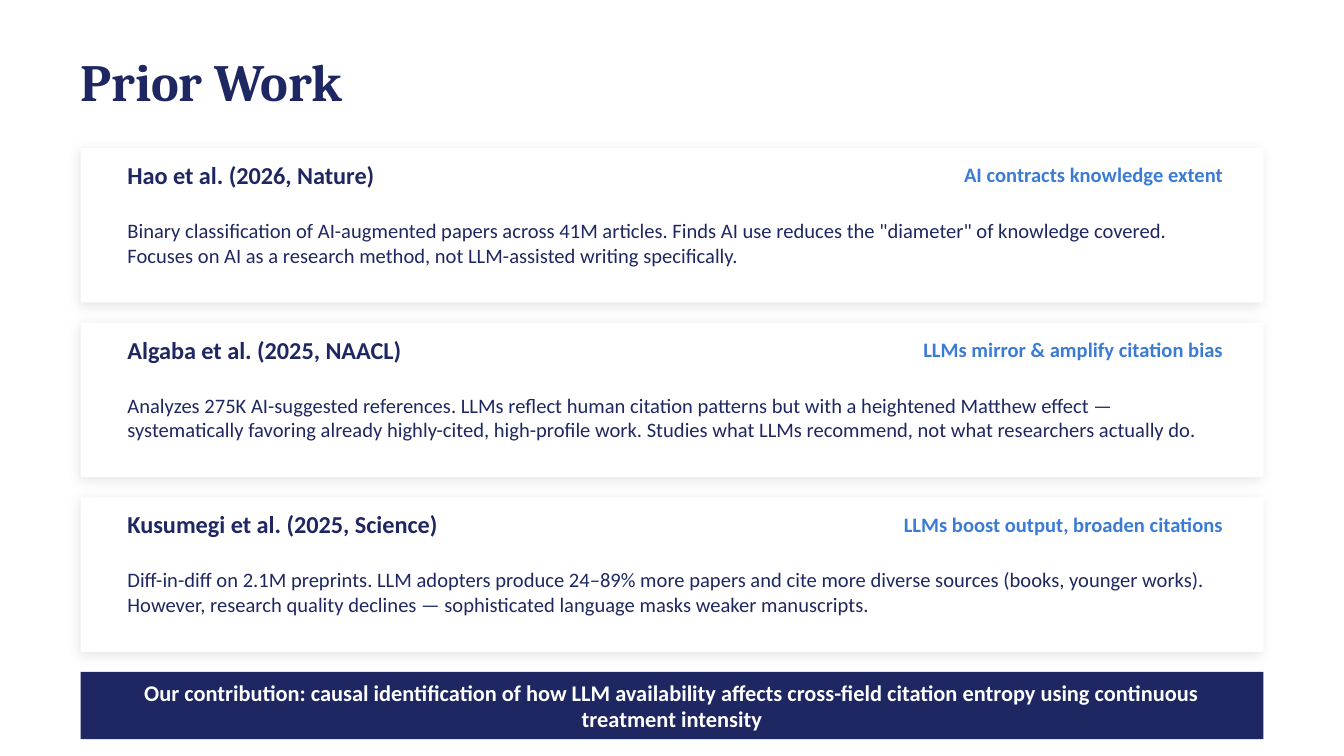
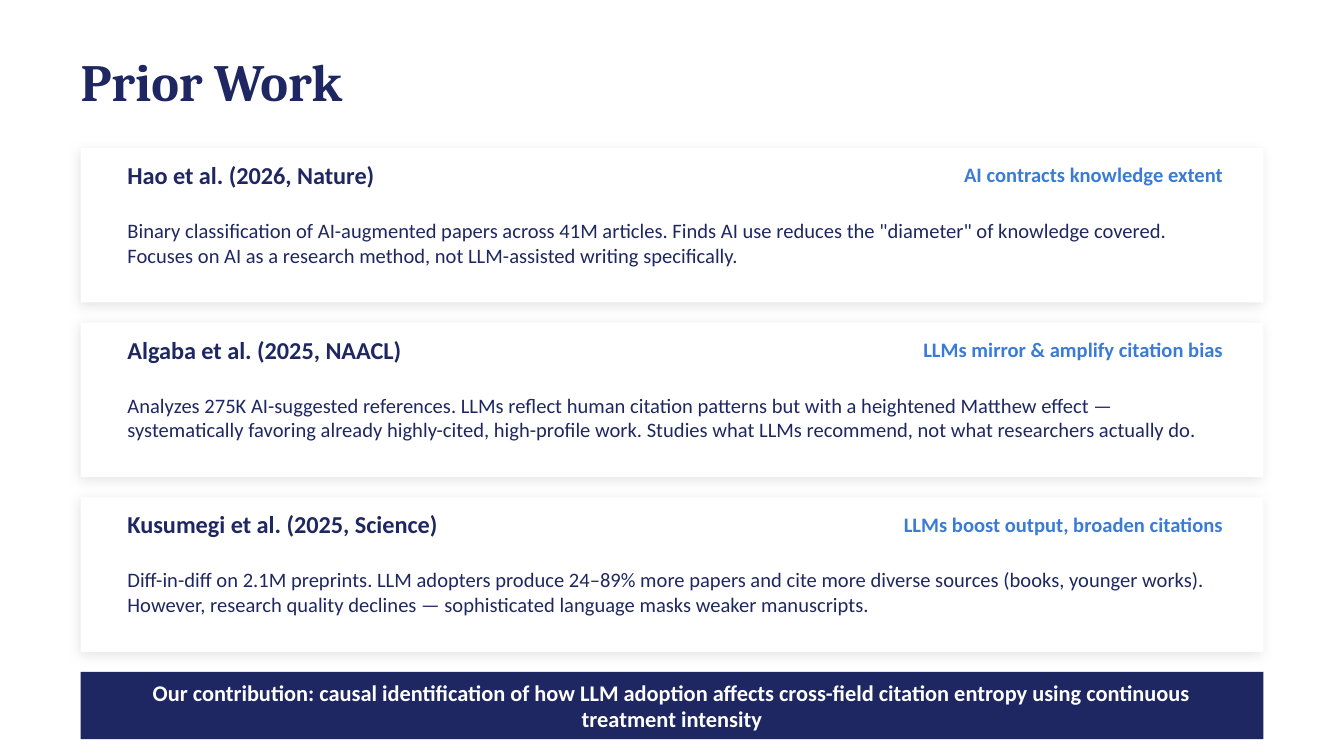
Before and after one commit to bheim/aig_final_project, a slide deck: slide 4 of presentation final.pptx. Drawn at 1344x756 pixels with LibreOffice and Linux fonts; fonts in the diff are those of the drawing. Boxes give left, top, right and bottom in pixels: in the first picture for what was removed or moved away, otherwise in the second. Text is boxed around its words. In the diff, an @@ line names an element or a change of style, - is before the commit and + after.

```diff
--- a/presentation final.pptx
+++ b/presentation final.pptx
@@ text at <box>153,685,1189,731</box>: text changed @@
-Our contribution: causal identification of how LLM availability affects cross-field citation entropy using continuous treatment intensity
+Our contribution: causal identification of how LLM adoption affects cross-field citation entropy using continuous treatment intensity
```
Also in this commit, not shown: 1 other file.
